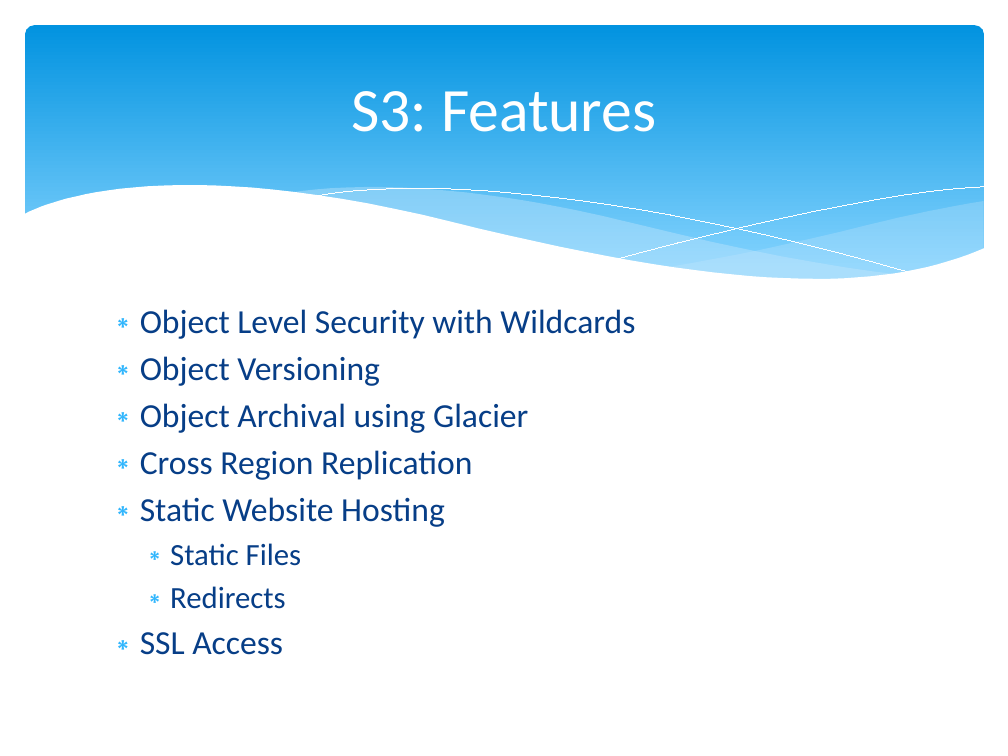
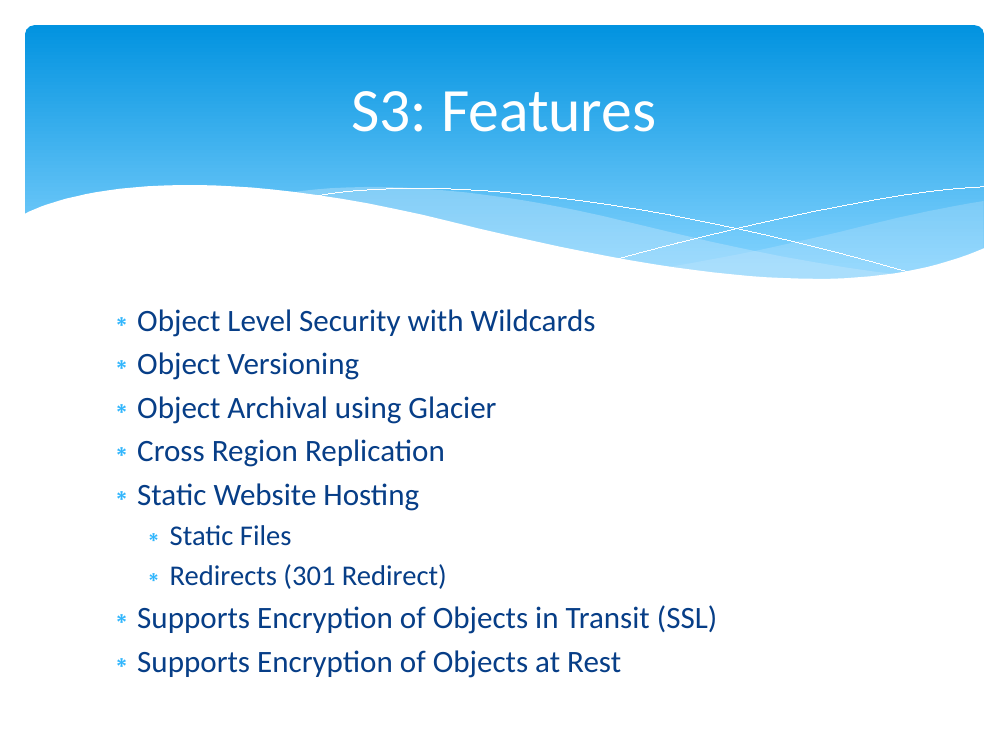
Before and after one commit to cloudavail/awstraining, a slide deck: slide 3 of aws-s3/aws-s3.pptx. Drawn at 1008x756 pixels with LibreOffice and Linux fonts; fonts in the diff are those of the drawing. Boxes give left, top, right and bottom in pixels: in the first picture for what was removed or moved away, otherwise in the second. Text is boxed around its words. In the diff, an @@ line names an element or a change of style, - is before the commit and + after.

```diff
--- a/aws-s3/aws-s3.pptx
+++ b/aws-s3/aws-s3.pptx
@@ text at (137, 309, 596, 546): size 24 to 22.2 pt in "Object Level Security with Wildcards", "Object Versioning", "Object Archival using Glacier", "Cross Region Replication" and 1 more places; size 22 to 20.4 pt in "Static Files" @@
@@ text at (137, 564, 717, 678): text changed; size 22 to 22.2 pt @@
-  ∗ Redirects
-∗ SSL Access
+  ∗ Redirects (301 Redirect)
+∗ Supports Encryption of Objects in Transit (SSL)
+∗ Supports Encryption of Objects at Rest
```
Also in this commit, not shown: 5 other slides changed, 2 slides removed, 12 other files.
